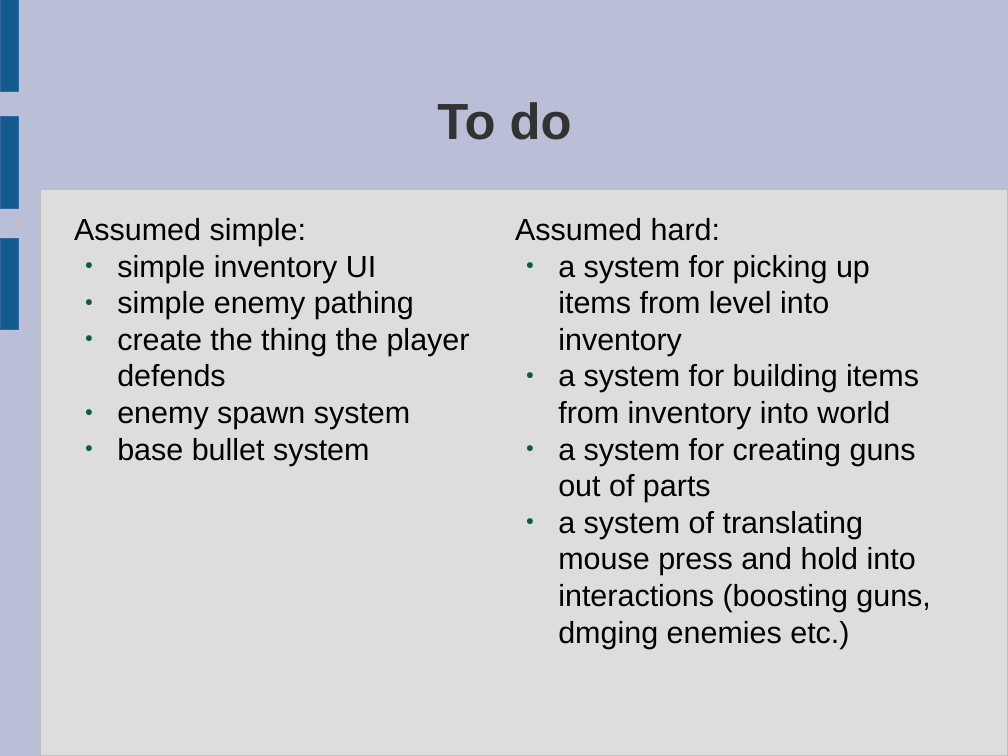
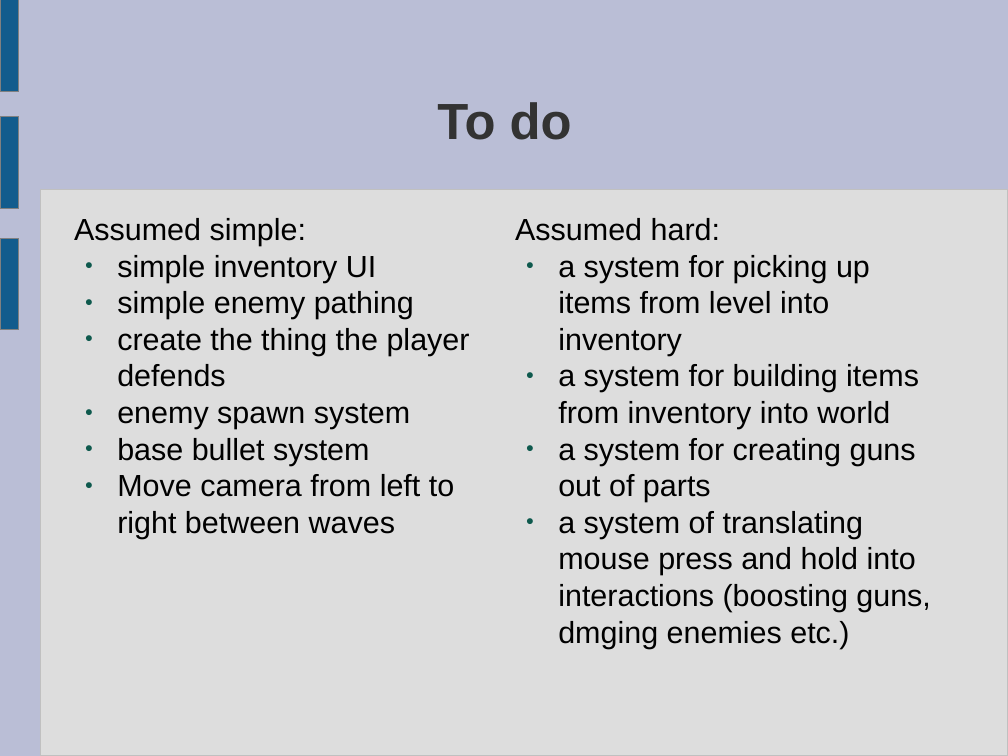
Before and after one commit to ktosox/GWJ68, a slide deck: slide 5 of GDD.odp. Drawn at 1008x756 pixels with LibreOffice and Linux fonts; fonts in the diff are those of the drawing. Boxes give left, top, right and bottom in pixels: in the first picture for what was removed or moved away, otherwise in the second. Text is boxed around its words. In the diff, an @@ line names an element or a change of style, - is before the commit and + after.

```diff
--- a/GDD.odp
+++ b/GDD.odp
@@ outline #3465A4 0 pt to #808080 0 pt in 3 elements at (0, 0, 18, 91), (0, 238, 18, 329), (0, 117, 18, 209) @@
@@ text at (117, 474, 454, 539): paragraph added @@
+● Move camera from left to right between waves
```
Also in this commit, not shown: 5 other slides changed, 4 other files.
